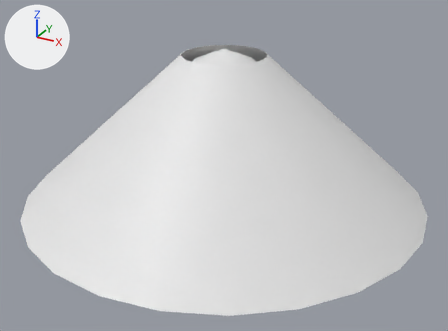
The FBX model Assets/Art/Architecture/Lovers_Arch_ConeRoof.fbx, before and after one commit.
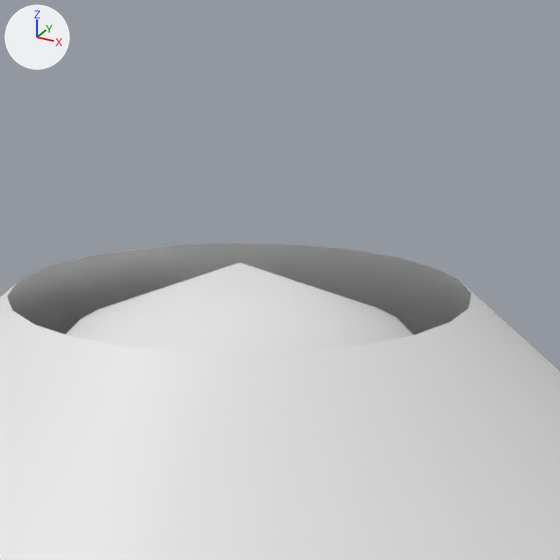
Each version appears first whole from a 50 mm lens placed at (17.28, -31.3, 38.82), pointed at (0.58, -0.93, 23.63), and next in a close-up on the part from 40% to 63% of the width and 0% to 31% of the height. The axes (+X, +Y, +Z) are drawn at upper left. The lights are the same throughout. Where no turn or scale is listed for an object, it has been applied to the vertices. Vertices at the same position are counted once.
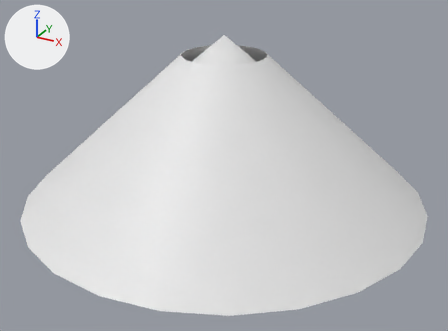
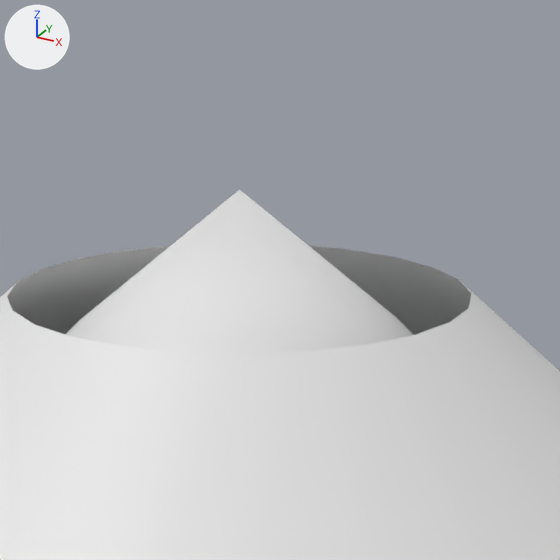
Changed parts and their boxes (x1, y1, x2, y2) in the close-ups (560 x 560 px; the box of a moved part takes in the faces that stretch with it):
'Cone001', reshaped: before (0, 243, 560, 560); after (0, 190, 560, 560)
part 1 of me_mesh, moved or reshaped: before (74, 263, 404, 354); after (74, 190, 404, 354)

The change in detail:
me_mesh has 266 vertices, 264 faces and spans x -12.6..12.6, y -12.6..12.6, z 0.0..11.4.
me_mesh is used by ob_cone001; location (-0.07, 0.26, 21.0).
Part 1, on me_mesh:
Vertex 0 of me_mesh moves from (0.0, 0.0, 9.5) at pixel (239, 262) to (0.0, 0.0, 10.3) at pixel (239, 189).
